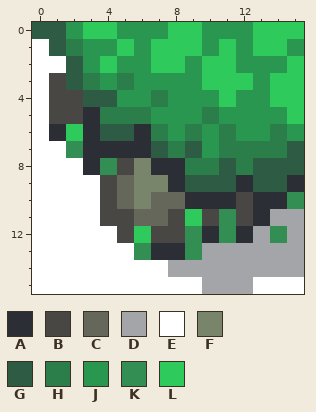
File history of a pixel-art sprite, Dungeony/core/assets/images/tile/WALL_BOTTOM_LEFT.png. The picture above is the old version.
The file is 16x16 pixels.
Palette (. is transparent): A #2b2f35  B #484744  C #65675a  D #a4a5a8  E #ffffff  F #79856b  G #2d5b43  H #2b7d4a  J #299750  K #328e53  L #2eca5c
The result:
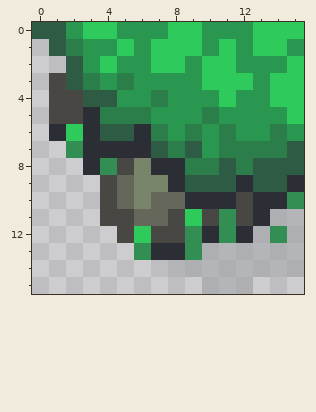
Commit: adding alpha to wall tiles
Edits made:
{"colour":"D","old":"#a4a5a8","new":"#a4a5a899"}
{"y":1,"x":0,"old":"E","new":"."}
{"y":2,"x":0,"old":"EE","new":".."}
{"y":3,"x":0,"old":"E","new":"."}
{"y":4,"x":0,"old":"E","new":"."}
{"y":5,"x":0,"old":"E","new":"."}
{"y":6,"x":0,"old":"E","new":"."}
{"y":7,"x":0,"old":"EE","new":".."}
{"y":8,"x":0,"old":"EEE","new":"..."}
{"y":9,"x":0,"old":"EEEE","new":"...."}
{"y":10,"x":0,"old":"EEEE","new":"...."}
{"y":11,"x":0,"old":"EEEE","new":"...."}
{"y":12,"x":0,"old":"EEEEE","new":"....."}
{"y":13,"x":0,"old":"EEEEEE","new":"......"}
{"y":14,"x":0,"old":"EEEEEEEE","new":"........"}
{"y":15,"x":0,"old":"EEEEEEEEEE","new":".........."}
{"y":15,"x":13,"old":"EEE","new":"..."}
{"label":"changed","picture_box":[32,39,304,294]}
